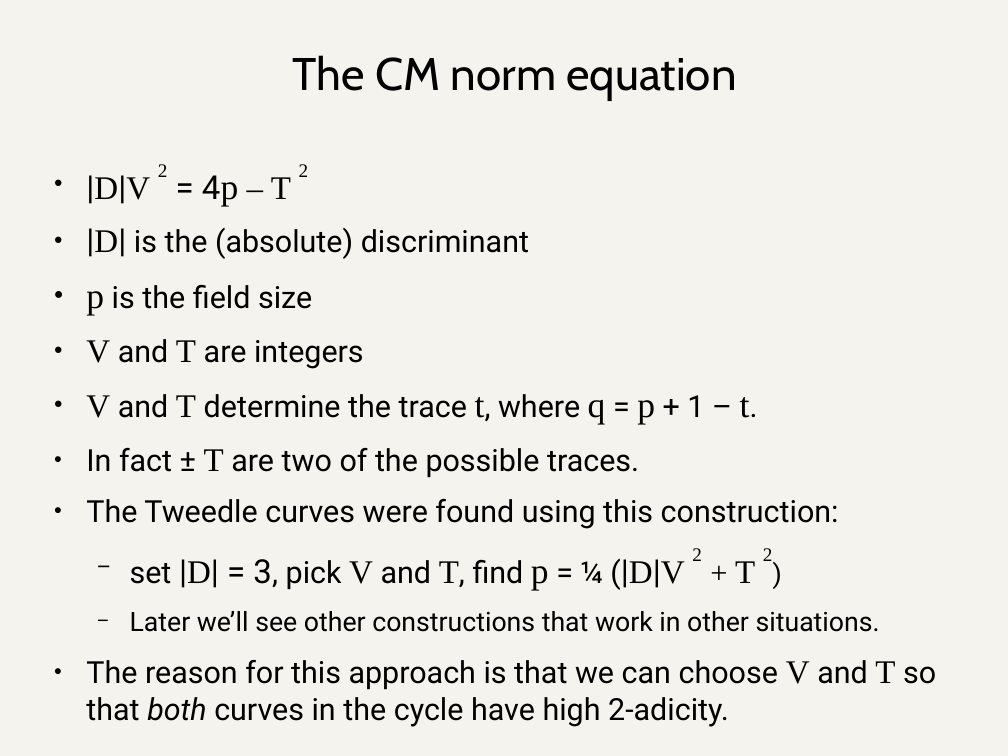
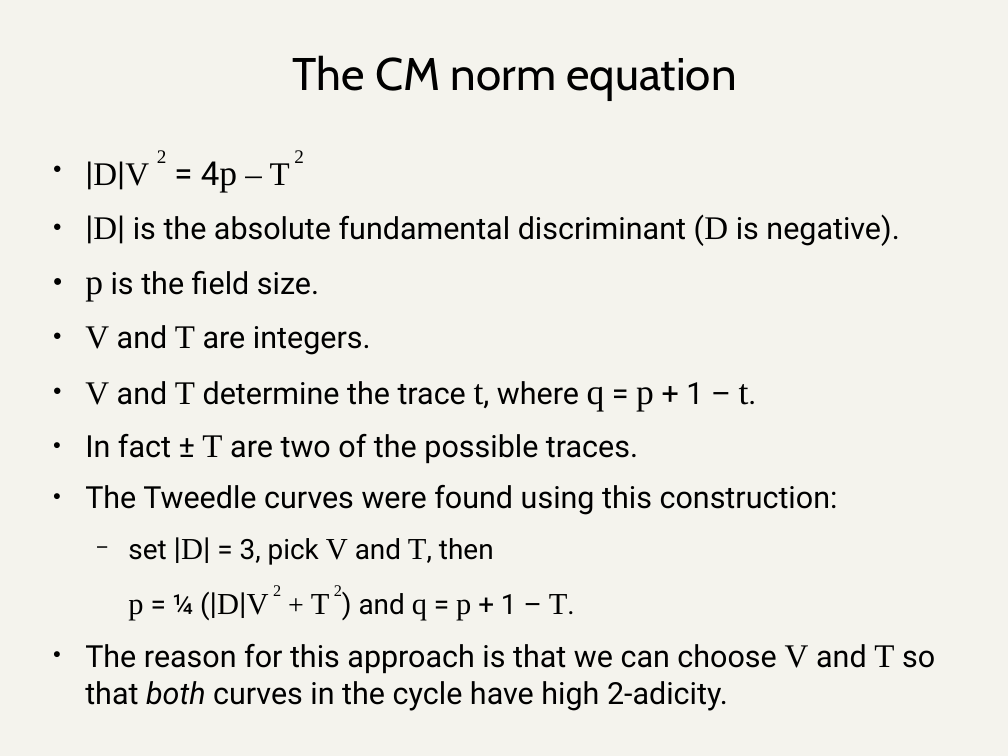
Before and after one commit to daira/halographs, a slide deck: slide 16 of halographs.odp (slide 14 before the commit). Drawn at 1008x756 pixels with LibreOffice and Linux fonts; fonts in the diff are those of the drawing. Boxes give left, top, right and bottom in pixels: in the first picture for what was removed or moved away, otherwise in the second. Text is boxed around its words. In the diff, an @@ line names an element or a change of style, - is before the commit and + after.

```diff
--- a/halographs.odp
+++ b/halographs.odp
@@ text "|D|V 2 = 4p – ...": place and size @@
-text "|D|V 2 = 4p – ..." at (86, 175, 936, 727)
+text "|D|V 2 = 4p – ..." at (85, 161, 935, 711)
@@ text at (85, 214, 899, 355): text changed @@
-● |D| is the (absolute) discriminant
-● p is the field size
-● V and T are integers
+● |D| is the absolute fundamental discriminant (D is negative).
+● p is the field size.
+● V and T are integers.
@@ text at (128, 537, 568, 620): text changed; size 21 to 22 pt @@
-  − set |D| = 3, pick V and T, find p = ¼ (|D|V 2 + T 2)
-  − Later we’ll see other constructions that work in other situations.
+  − set |D| = 3, pick V and T, then
+  p = ¼ (|D|V 2 + T 2) and q = p + 1 – T.
```
Also in this commit, not shown: 16 other slides changed, 16 slides added, 11 slides removed, 17 other files.
